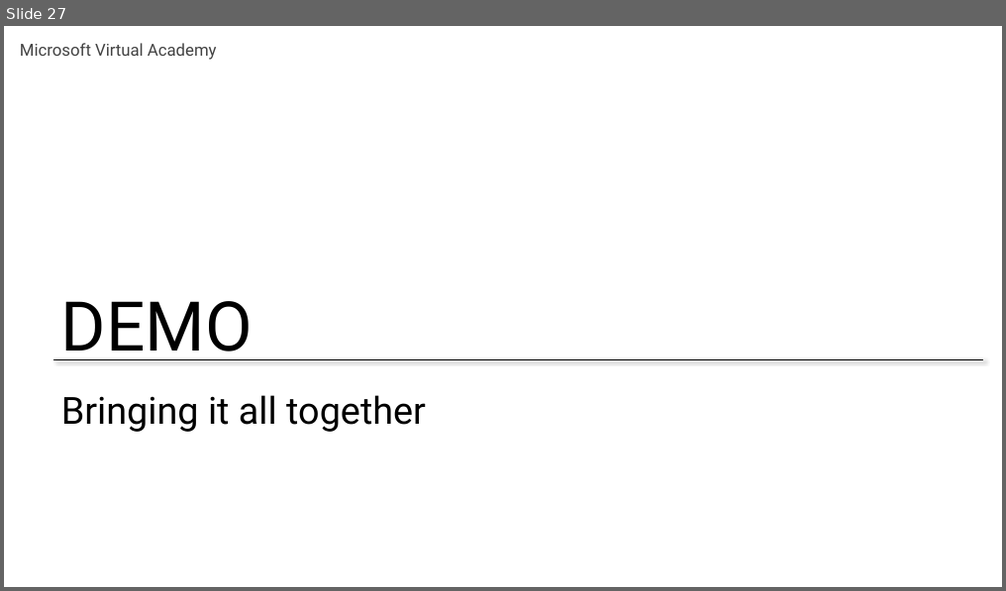
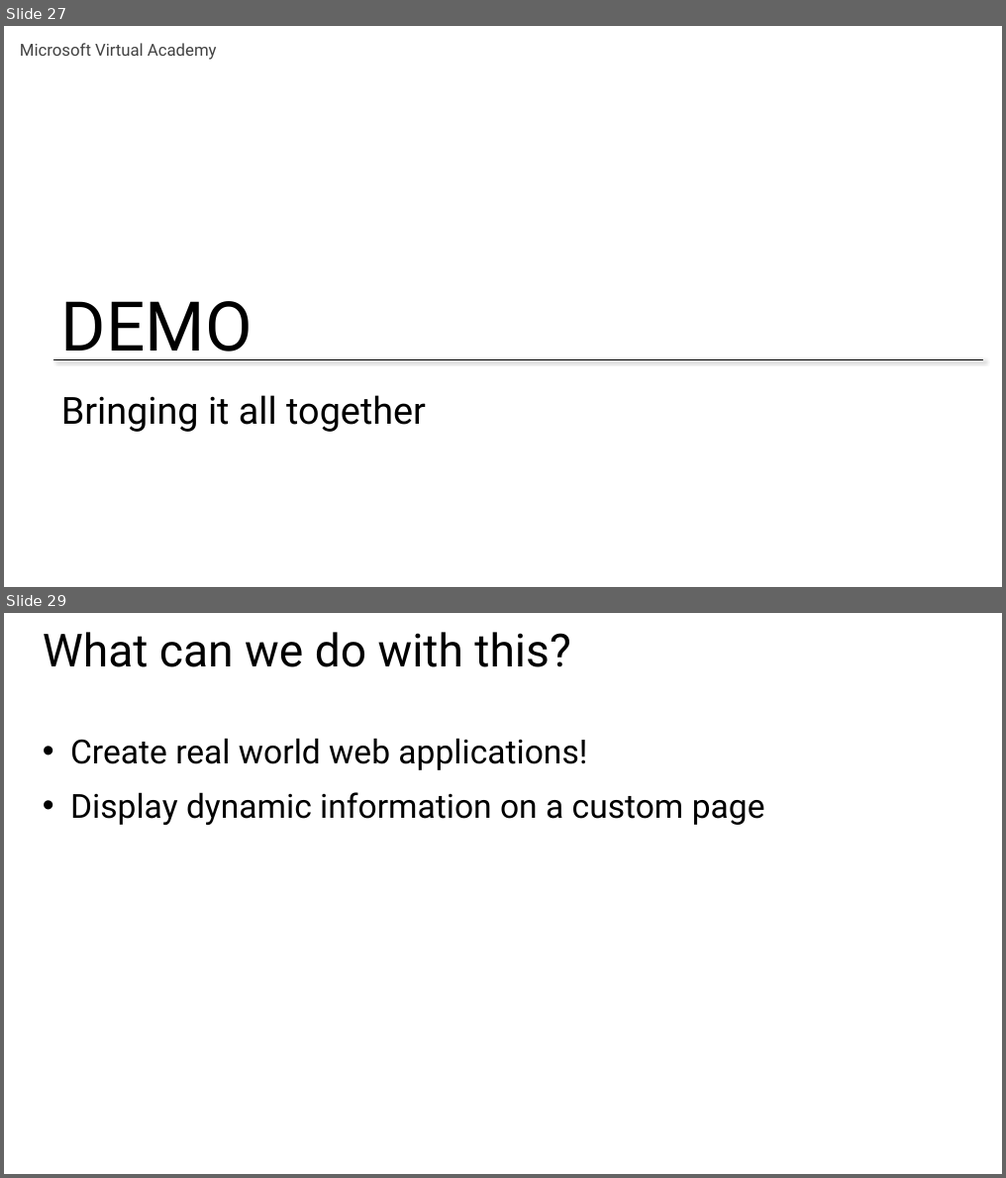
Before and after one commit to GeekTrainer/Flask, a slide deck: Slides/Module 3 - Creating an interface.pptx. Shown one above the other, each under a label of ours: slide 27 before the commit, slides 27 and 29 after it; the slides between them are not shown. The pictures are 1006x591 and 1006x1178 pixels, drawn with LibreOffice and Linux fonts; fonts in the diff are those of the drawing. Boxes give left, top, right and bottom in pixels: in the first picture for what was removed or moved away, otherwise in the second. Text is boxed around its words. In the diff, an @@ line names an element or a change of style, - is before the commit and + after.

```diff
--- a/Slides/Module 3 - Creating an interface.pptx
+++ b/Slides/Module 3 - Creating an interface.pptx
@@ slide 29 added at (4, 613, 1002, 1174), background #FFFFFF @@
@@ title added at (43, 632, 570, 667), 44 pt, text #000000 @@
+What can we do with this?
@@ text added at (70, 738, 765, 825), 32 pt, text #000000 @@
+• Create real world web applications!
+• Display dynamic information on a custom page
```
Also in this commit, not shown: 1 other slide added, 2 other files.
